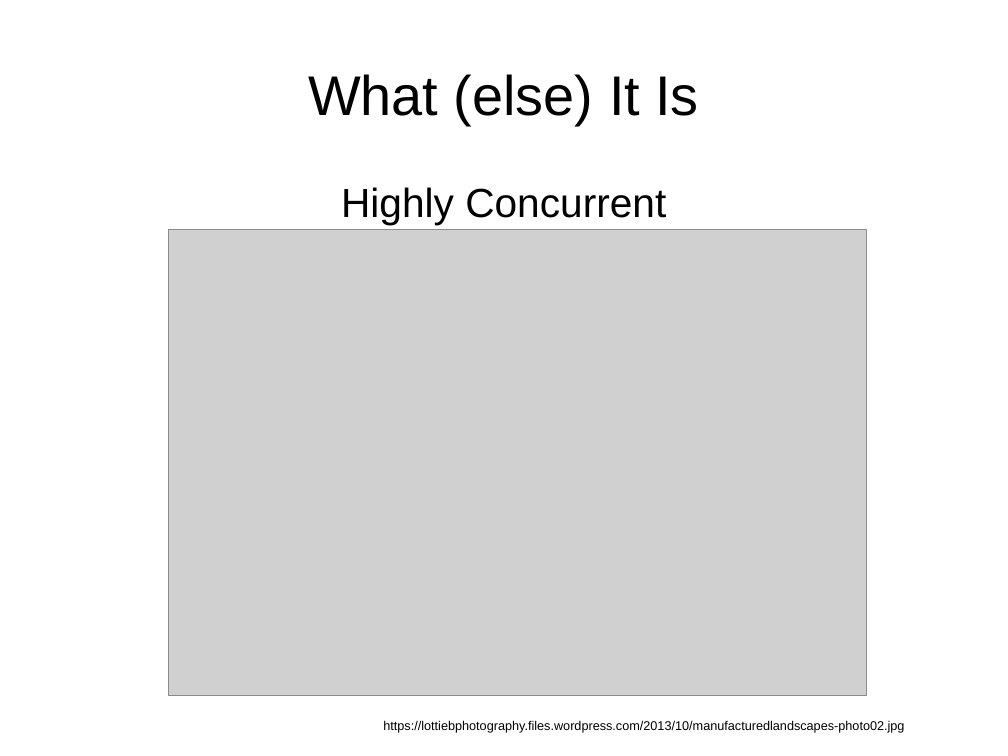
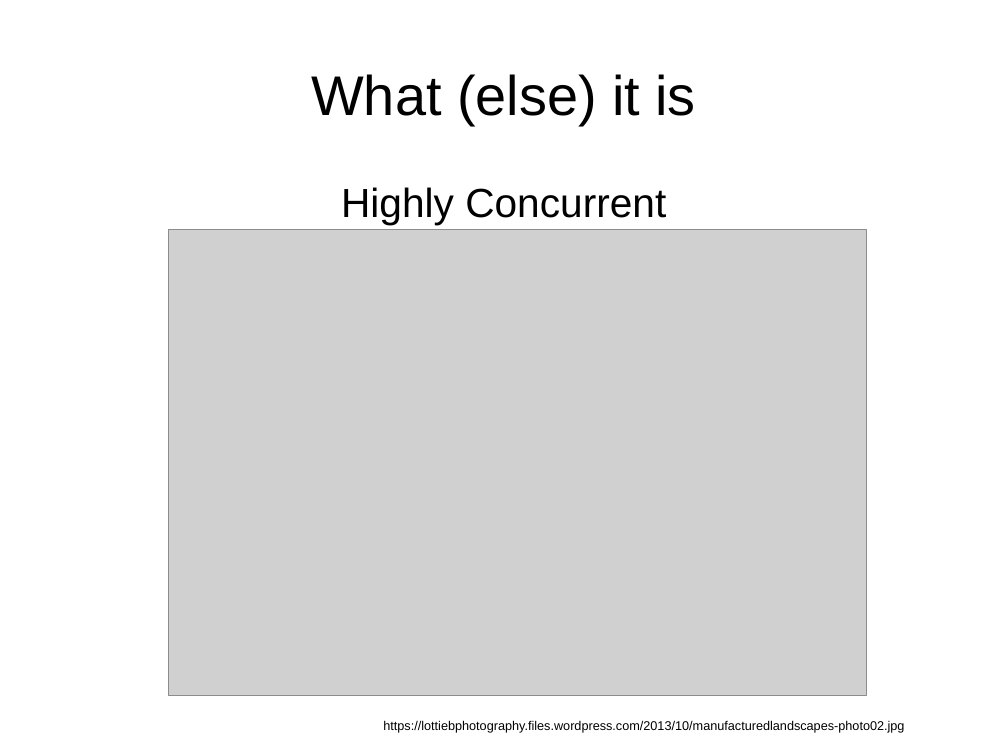
Before and after one commit to bernardd/conference-talks, a slide deck: slide 3 of Erlang Intro.odp. Drawn at 1008x756 pixels with LibreOffice and Linux fonts; fonts in the diff are those of the drawing; grey boxes stand for pictures. Boxes give left, top, right and bottom in pixels: in the first picture for what was removed or moved away, otherwise in the second. Text is boxed around its words. In the diff, an @@ line names an element or a change of style, - is before the commit and + after.

```diff
--- a/Erlang Intro.odp
+++ b/Erlang Intro.odp
@@ title at bbox=[311, 74, 696, 125]: text changed @@
-What (else) It Is
+What (else) it is
```
Also in this commit, not shown: 9 other slides changed, 3 slides added.
